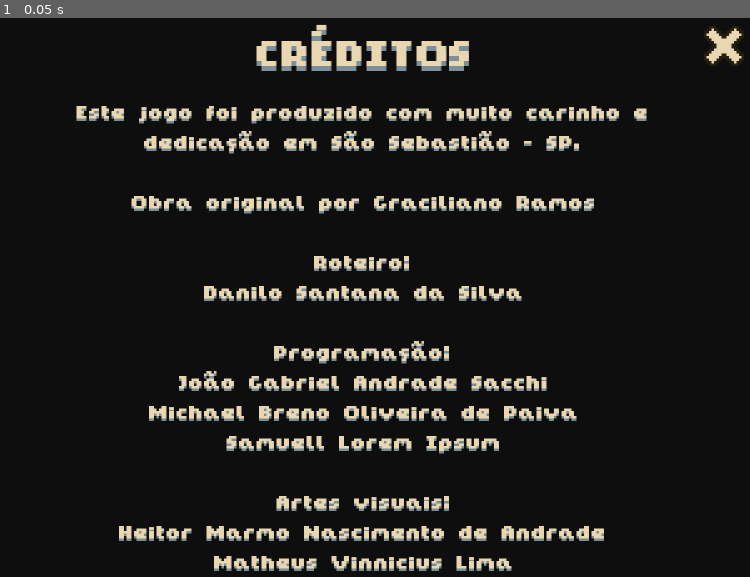
Above: before the commit, frame 1.
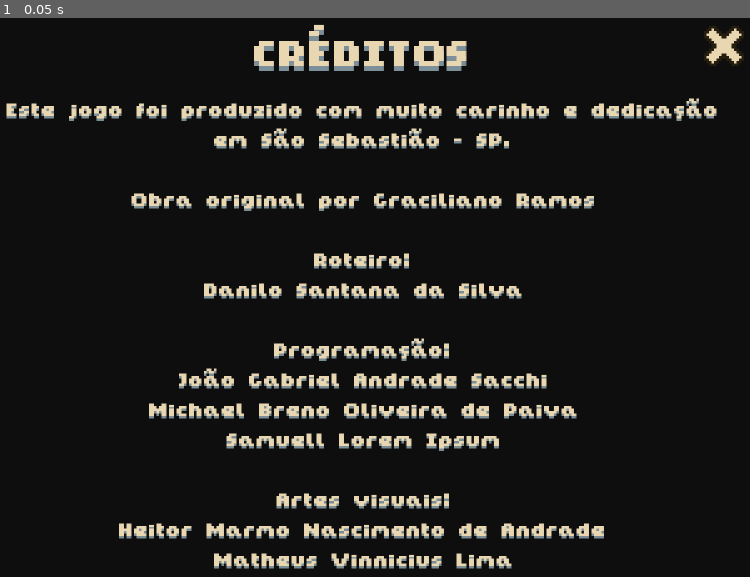
Above: after the commit, the same moment.

Repository: etecssds/dry-hands
Game: Godot game, scene res://ui/credits/credits.tscn
Two runs of this game, one before a commit and one after it. Both use one fixed random seed, a clock stepped at 60 frames per second and the inputs below. This scene is started directly instead of the project's main scene.
Inputs:
- Up to frame 1 (0.05 s): no input

The runs differ from the first frame. In frame 1, 8.9% of the frame differs, in the area x 0-96%, y 1-99%.

Commit message:
add splash screen

Diff:
--- a/src/project.godot
+++ b/src/project.godot
@@ -11,8 +11,10 @@
 [application]
 
 config/name="Dry Hands"
-run/main_scene="uid://g3ocokqvhctd"
+run/main_scene="uid://cohtu2j02uknu"
 config/features=PackedStringArray("4.7", "GL Compatibility")
+boot_splash/bg_color=Color(0.14117648, 0.14117648, 0.14117648, 0)
+boot_splash/show_image=false
 config/icon="uid://be2766cq3on6f"
 
 [display]
--- a/src/ui/credits/credits.tscn
+++ b/src/ui/credits/credits.tscn
@@ -1,6 +1,6 @@
 [gd_scene format=3 uid="uid://boqywkmetjl36"]
 
-[ext_resource type="Script" uid="uid://c4hgl3tjdq38t" path="res://ui/credits.gd" id="1_1bagf"]
+[ext_resource type="Script" uid="uid://c4hgl3tjdq38t" path="res://ui/credits/credits.gd" id="1_1bagf"]
 [ext_resource type="FontFile" uid="uid://i3itppdqun3j" path="res://assets/fonts/Not Jam Chunky Sans 9.ttf" id="1_74u3g"]
 [ext_resource type="Texture2D" uid="uid://dv05uyxomqxsq" path="res://assets/ui/close.png" id="2_1bagf"]
 [ext_resource type="Texture2D" uid="uid://cxv8ssk6b30vv" path="res://assets/ui/close_hover.png" id="3_icdkc"]
@@ -21,42 +21,60 @@
 shadow_color = Color(0.47843137, 0.54901963, 0.5803922, 1)
 shadow_offset = Vector2(0, 1)
 
-[node name="CreditsContainer" type="ColorRect" unique_id=1861495573]
+[node name="CreditsContainer" type="Control" unique_id=1791141522]
+layout_mode = 3
+anchors_preset = 15
+anchor_right = 1.0
+anchor_bottom = 1.0
+grow_horizontal = 2
+grow_vertical = 2
+script = ExtResource("1_1bagf")
+
+[node name="Background" type="ColorRect" parent="." unique_id=284230380]
+layout_mode = 1
 anchors_preset = 15
 anchor_right = 1.0
 anchor_bottom = 1.0
 grow_horizontal = 2
 grow_vertical = 2
 color = Color(0, 0, 0, 0.8156863)
-script = ExtResource("1_1bagf")
 
-[node name="CreditsTitle" type="Label" parent="." unique_id=1095151209]
-layout_mode = 1
-anchors_preset = 5
-anchor_left = 0.5
-anchor_right = 0.5
-offset_left = -65.5
-offset_top = 8.0
-offset_right = 65.5
-offset_bottom = 35.0
-grow_horizontal = 2
-text = "CRÉDITOS"
-label_settings = SubResource("LabelSettings_ibi8t")
-horizontal_alignment = 1
-
-[node name="Credits" type="Label" parent="." unique_id=1313569522]
+[node name="MarginContainer" type="MarginContainer" parent="." unique_id=585303866]
 layout_mode = 1
 anchors_preset = 8
 anchor_left = 0.5
 anchor_top = 0.5
 anchor_right = 0.5
 anchor_bottom = 0.5
-offset_left = -143.0
-offset_top = -78.0
-offset_right = 143.0
-offset_bottom = 101.0
+offset_left = -152.0
+offset_top = -112.0
+offset_right = 152.0
+offset_bottom = 112.0
 grow_horizontal = 2
 grow_vertical = 2
+
+[node name="QuitCreditsButton" type="TextureButton" parent="MarginContainer" unique_id=701658728 groups=["buttons"]]
+layout_mode = 2
+size_flags_horizontal = 8
+size_flags_vertical = 0
+texture_normal = ExtResource("2_1bagf")
+texture_hover = ExtResource("3_icdkc")
+
+[node name="VBoxContainer" type="VBoxContainer" parent="MarginContainer" unique_id=1465928385]
+layout_mode = 2
+
+[node name="CreditsTitle" type="Label" parent="MarginContainer/VBoxContainer" unique_id=1095151209]
+layout_mode = 2
+size_flags_horizontal = 3
+size_flags_vertical = 0
+text = "CRÉDITOS"
+label_settings = SubResource("LabelSettings_ibi8t")
+horizontal_alignment = 1
+
+[node name="Credits" type="Label" parent="MarginContainer/VBoxContainer" unique_id=1313569522]
+custom_minimum_size = Vector2(256, 0)
+layout_mode = 2
+size_flags_vertical = 6
 text = "Este jogo foi produzido com muito carinho e dedicação em São Sebastião - SP.
 
 Obra original por Graciliano Ramos
@@ -76,17 +94,4 @@
 horizontal_alignment = 1
 autowrap_mode = 3
 
-[node name="QuitCreditsButton" type="TextureButton" parent="." unique_id=701658728 groups=["buttons"]]
-layout_mode = 1
-anchors_preset = 1
-anchor_left = 1.0
-anchor_right = 1.0
-offset_left = -24.0
-offset_top = 8.0
-offset_right = -8.0
-offset_bottom = 24.0
-grow_horizontal = 0
-texture_normal = ExtResource("2_1bagf")
-texture_hover = ExtResource("3_icdkc")
-
-[connection signal="pressed" from="QuitCreditsButton" to="." method="_on_quit_credits_button_pressed"]
+[connection signal="pressed" from="MarginContainer/QuitCreditsButton" to="." method="_on_quit_credits_button_pressed"]
--- a/src/ui/main_menu/menu.gd
+++ /dev/null
@@ -1,14 +0,0 @@
-extends Control
-class_name MainMenu
-
-func _on_play_pressed() -> void:
-    get_tree().change_scene_to_file("res://levels/game_level.tscn")
-
-func _on_exit_pressed() -> void:
-    get_tree().quit()
-
-func _on_credits_button_pressed() -> void:
-    get_tree().change_scene_to_file("res://ui/credits.tscn")
-
-func _on_settings_button_pressed() -> void:
-    pass # TODO: Settings UI
--- a/src/ui/main_menu/menu.tscn
+++ /dev/null
@@ -1,175 +0,0 @@
-[gd_scene format=3 uid="uid://g3ocokqvhctd"]
-
-[ext_resource type="Texture2D" uid="uid://dys1j1xuhetiq" path="res://assets/ground.png" id="1_ffury"]
-[ext_resource type="Script" uid="uid://dhqlecnqiwn28" path="res://ui/main_menu/menu.gd" id="1_l0rnf"]
-[ext_resource type="Theme" uid="uid://bysvkw6b1cmyg" path="res://ui/ui_theme.tres" id="1_mwrkd"]
-[ext_resource type="Texture2D" uid="uid://dneinntia14cc" path="res://assets/ui/hands.png" id="2_ss2k5"]
-[ext_resource type="Texture2D" uid="uid://d1xdeu1wrym1i" path="res://assets/ui/menu_container.png" id="4_y5q51"]
-[ext_resource type="LabelSettings" uid="uid://bw3ow7if1qx7t" path="res://ui/main_menu/title_label.tres" id="5_0l7lm"]
-[ext_resource type="FontFile" uid="uid://i3itppdqun3j" path="res://assets/fonts/Not Jam Chunky Sans 9.ttf" id="6_ss2k5"]
-[ext_resource type="Texture2D" uid="uid://ckdwrhtdafm15" path="res://assets/ui/cog.png" id="7_y5q51"]
-[ext_resource type="Texture2D" uid="uid://d4jo7rbenwbkj" path="res://assets/ui/cog_hover.png" id="8_j5m7n"]
-
-[sub_resource type="LabelSettings" id="LabelSettings_1may8"]
-font = ExtResource("6_ss2k5")
-font_size = 9
-font_color = Color(0.89411765, 0.8235294, 0.68235296, 1)
-shadow_size = 0
-shadow_color = Color(0.49019608, 0.56078434, 0.59607846, 1)
-shadow_offset = Vector2(0, 1)
-
-[node name="MainMenu" type="Control" unique_id=1994593722]
-layout_mode = 3
-anchors_preset = 15
-anchor_right = 1.0
-anchor_bottom = 1.0
-grow_horizontal = 2
-grow_vertical = 2
-theme = ExtResource("1_mwrkd")
-script = ExtResource("1_l0rnf")
-
-[node name="Background" type="TextureRect" parent="." unique_id=1669074208]
-layout_mode = 1
-anchors_preset = 15
-anchor_right = 1.0
-anchor_bottom = 1.0
-grow_horizontal = 2
-grow_vertical = 2
-texture = ExtResource("1_ffury")
-expand_mode = 1
-stretch_mode = 1
-
-[node name="BackgroundFilter" type="ColorRect" parent="." unique_id=667985738]
-layout_mode = 1
-anchors_preset = 15
-anchor_right = 1.0
-anchor_bottom = 1.0
-grow_horizontal = 2
-grow_vertical = 2
-color = Color(0.68235296, 0.45882353, 0.2901961, 0.64705884)
-
-[node name="MarginContainer" type="MarginContainer" parent="." unique_id=1647785615]
-layout_mode = 1
-anchors_preset = 8
-anchor_left = 0.5
-anchor_top = 0.5
-anchor_right = 0.5
-anchor_bottom = 0.5
-offset_left = -152.0
-offset_top = -112.0
-offset_right = 152.0
-offset_bottom = 112.0
-grow_horizontal = 2
-grow_vertical = 2
-
-[node name="LogoMenuVBox" type="VBoxContainer" parent="MarginContainer" unique_id=551464900]
-layout_mode = 2
-size_flags_vertical = 0
-
-[node name="LogoMargin" type="MarginContainer" parent="MarginContainer/LogoMenuVBox" unique_id=1125359110]
-layout_mode = 2
-size_flags_vertical = 3
-
-[node name="BigLogo" type="TextureRect" parent="MarginContainer/LogoMenuVBox/LogoMargin" unique_id=707323855]
-custom_minimum_size = Vector2(256, 110)
-layout_mode = 2
-size_flags_horizontal = 4
-size_flags_vertical = 6
-texture = ExtResource("2_ss2k5")
-expand_mode = 1
-stretch_mode = 5
-
-[node name="Title" type="Label" parent="MarginContainer/LogoMenuVBox/LogoMargin/BigLogo" unique_id=340960107]
-layout_mode = 1
-anchors_preset = 8
-anchor_left = 0.5
-anchor_top = 0.5
-anchor_right = 0.5
-anchor_bottom = 0.5
-offset_left = -108.0
-offset_top = -22.5
-offset_right = 108.0
-offset_bottom = 22.5
-grow_horizontal = 2
-grow_vertical = 2
-text = "DRY HANDS"
-label_settings = ExtResource("5_0l7lm")
-horizontal_alignment = 1
-vertical_alignment = 2
-
-[node name="MenuMargin" type="MarginContainer" parent="MarginContainer/LogoMenuVBox" unique_id=990959849]
-custom_minimum_size = Vector2(256, 64)
-layout_mode = 2
-size_flags_horizontal = 4
-size_flags_vertical = 6
-
-[node name="MenuContainer" type="NinePatchRect" parent="MarginContainer/LogoMenuVBox/MenuMargin" unique_id=1942452217]
-layout_mode = 2
-size_flags_vertical = 3
-texture = ExtResource("4_y5q51")
-patch_margin_left = 1
-patch_margin_top = 1
-patch_margin_right = 1
-patch_margin_bottom = 1
-axis_stretch_horizontal = 1
-axis_stretch_vertical = 1
-
-[node name="VBoxContainer" type="VBoxContainer" parent="MarginContainer/LogoMenuVBox/MenuMargin/MenuContainer" unique_id=182067193]
-layout_mode = 1
-anchors_preset = 15
-anchor_right = 1.0
-anchor_bottom = 1.0
-offset_left = 3.5
-offset_top = 5.0
-offset_right = -4.5
-offset_bottom = -4.0
-grow_horizontal = 2
-grow_vertical = 2
-alignment = 1
-
-[node name="Play" type="Button" parent="MarginContainer/LogoMenuVBox/MenuMargin/MenuContainer/VBoxContainer" unique_id=1494309480]
-layout_mode = 2
-size_flags_vertical = 3
-text = "JOGAR"
-
-[node name="Exit" type="Button" parent="MarginContainer/LogoMenuVBox/MenuMargin/MenuContainer/VBoxContainer" unique_id=908363569]
-layout_mode = 2
-size_flags_vertical = 3
-text = "SAIR"
-
-[node name="FooterContainer" type="VBoxContainer" parent="MarginContainer" unique_id=394728646]
-layout_mode = 2
-size_flags_vertical = 8
-
-[node name="ButtonContainer" type="HBoxContainer" parent="MarginContainer/FooterContainer" unique_id=191918408]
-layout_mode = 2
-size_flags_horizontal = 8
-
-[node name="CreditsButton" type="TextureButton" parent="MarginContainer/FooterContainer/ButtonContainer" unique_id=1305179330 groups=["buttons"]]
-layout_mode = 2
-size_flags_horizontal = 8
-size_flags_vertical = 8
-texture_normal = ExtResource("7_y5q51")
-texture_hover = ExtResource("8_j5m7n")
-
-[node name="SettingsButton" type="TextureButton" parent="MarginContainer/FooterContainer/ButtonContainer" unique_id=1210229923 groups=["buttons"]]
-visible = false
-layout_mode = 2
-size_flags_horizontal = 8
-size_flags_vertical = 8
-texture_normal = ExtResource("7_y5q51")
-texture_hover = ExtResource("8_j5m7n")
-
-[node name="Version" type="Label" parent="MarginContainer/FooterContainer" unique_id=514296865]
-layout_mode = 2
-size_flags_horizontal = 8
-size_flags_vertical = 8
-text = "Versão A0.3"
-label_settings = SubResource("LabelSettings_1may8")
-horizontal_alignment = 2
-vertical_alignment = 2
-
-[connection signal="pressed" from="MarginContainer/LogoMenuVBox/MenuMargin/MenuContainer/VBoxContainer/Play" to="." method="_on_play_pressed"]
-[connection signal="pressed" from="MarginContainer/LogoMenuVBox/MenuMargin/MenuContainer/VBoxContainer/Exit" to="." method="_on_exit_pressed"]
-[connection signal="pressed" from="MarginContainer/FooterContainer/ButtonContainer/CreditsButton" to="." method="_on_credits_button_pressed"]
-[connection signal="pressed" from="MarginContainer/FooterContainer/ButtonContainer/SettingsButton" to="." method="_on_settings_button_pressed"]
--- a/src/ui/main_menu/options.tscn
+++ /dev/null
@@ -1,3 +0,0 @@
-[gd_scene format=3 uid="uid://c6mwdf6fxgsuc"]
-
-[node name="Menu2" type="Node2D" unique_id=441083823]
Not shown, removed: src/ui/main_menu/menu.gd.uid
